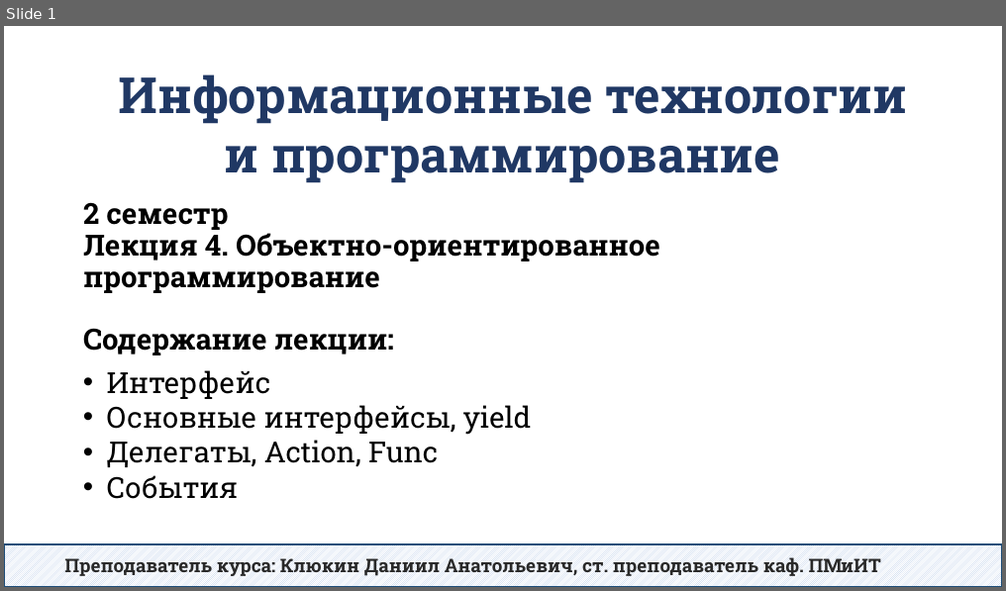
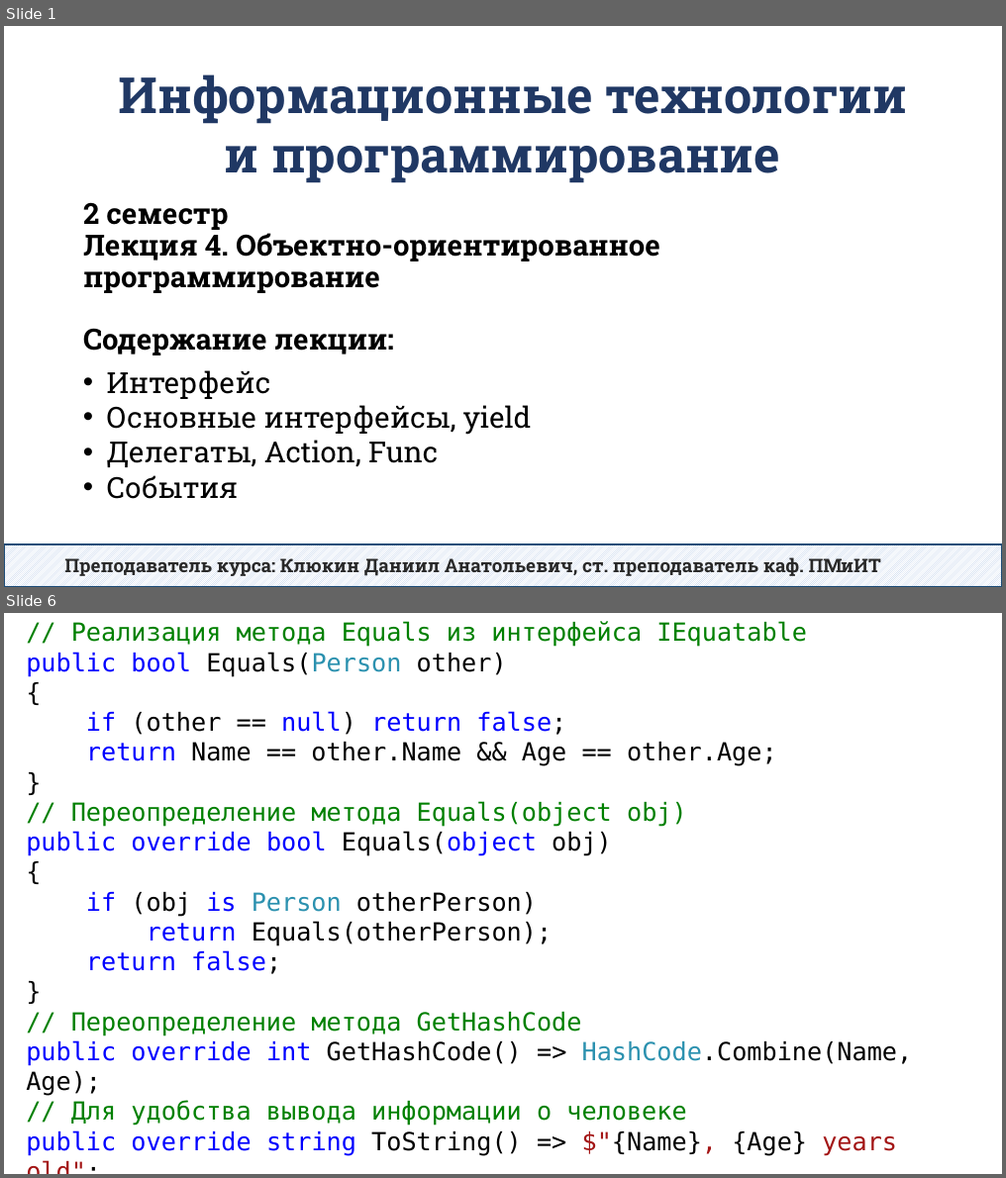
Before and after one commit to DaniilKlyukin/ITiP-2, a slide deck: Лекции/ИТиП 2 лек 4.pptx. Shown one above the other, each under a label of ours: slide 1 before the commit, slides 1 and 6 after it; the slides between them are not shown. The pictures are 1006x591 and 1006x1178 pixels, drawn with LibreOffice and Linux fonts; fonts in the diff are those of the drawing. Boxes give left, top, right and bottom in pixels: in the first picture for what was removed or moved away, otherwise in the second. Text is boxed around its words. In the diff, an @@ line names an element or a change of style, - is before the commit and + after.

```diff
--- a/Лекции/ИТиП 2 лек 4.pptx
+++ b/Лекции/ИТиП 2 лек 4.pptx
@@ slide 6 added at <box>4,613,1002,1174</box>, background #FFFFFF @@
@@ text added at <box>26,621,913,1157</box>, 24 pt, text #000000 @@
+// Реализация метода Equals из интерфейса IEquatable
+public bool Equals(Person other)
+{
+if (other == null) return false;
+return Name == other.Name && Age == other.Age;
+}
+// Переопределение метода Equals(object obj)
+public override bool Equals(object obj)
+{
+if (obj is Person otherPerson)
+return Equals(otherPerson);
+return false;
+}
+// Переопределение метода GetHashCode
+public override int GetHashCode() => HashCode.Combine(Name, Age);
+// Для удобства вывода информации о человеке
+public override string ToString() => $"{Name}, {Age} years old";
+}
```
Also in this commit, not shown: 7 slides changed, 19 other slides added, 4 slides removed, 1 other file.
